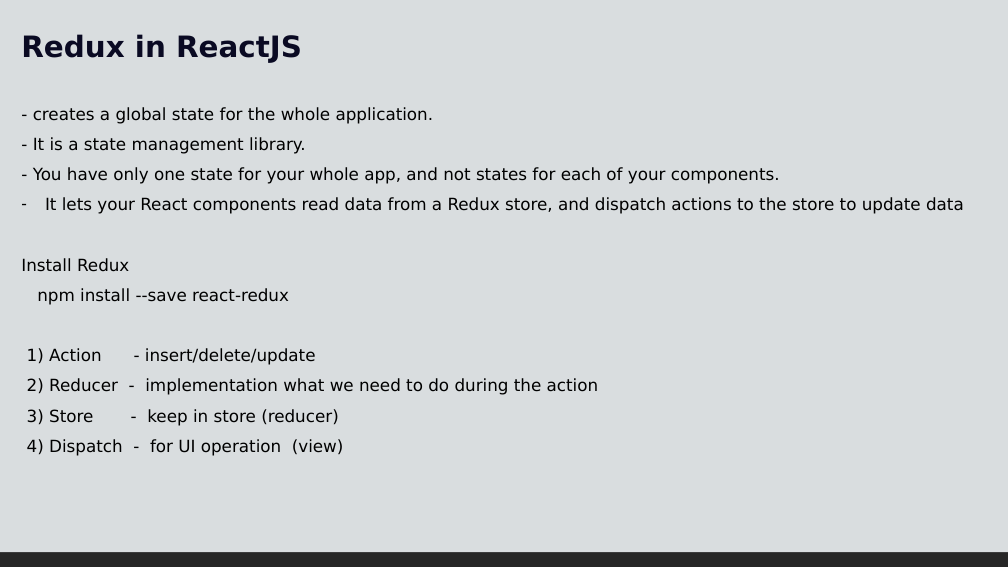
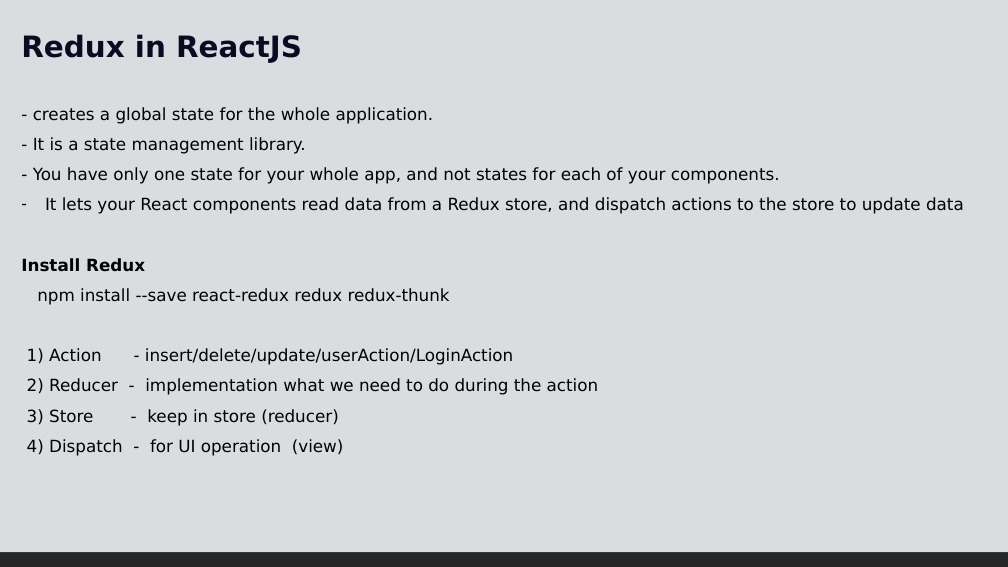
Before and after one commit to bharathi2k6/Learn_React, a slide deck: slide 2 of doc/React-5.pptx. Drawn at 1008x567 pixels with LibreOffice and Linux fonts; fonts in the diff are those of the drawing. Boxes give left, top, right and bottom in pixels: in the first picture for what was removed or moved away, otherwise in the second. Text is boxed around its words. In the diff, an @@ line names an element or a change of style, - is before the commit and + after.

Commit message:
all redux

```diff
--- a/doc/React-5.pptx
+++ b/doc/React-5.pptx
@@ text at [21,258,145,272]: bold on in "Install Redux" @@
@@ text at [27,288,513,365]: text changed @@
-npm install --save react-redux
-1) Action - insert/delete/update
+npm install --save react-redux redux redux-thunk
+1) Action - insert/delete/update/userAction/LoginAction
```
Also in this commit, not shown: 7 other slides changed, 4 slides added, 3 slides removed, 30 other files.
